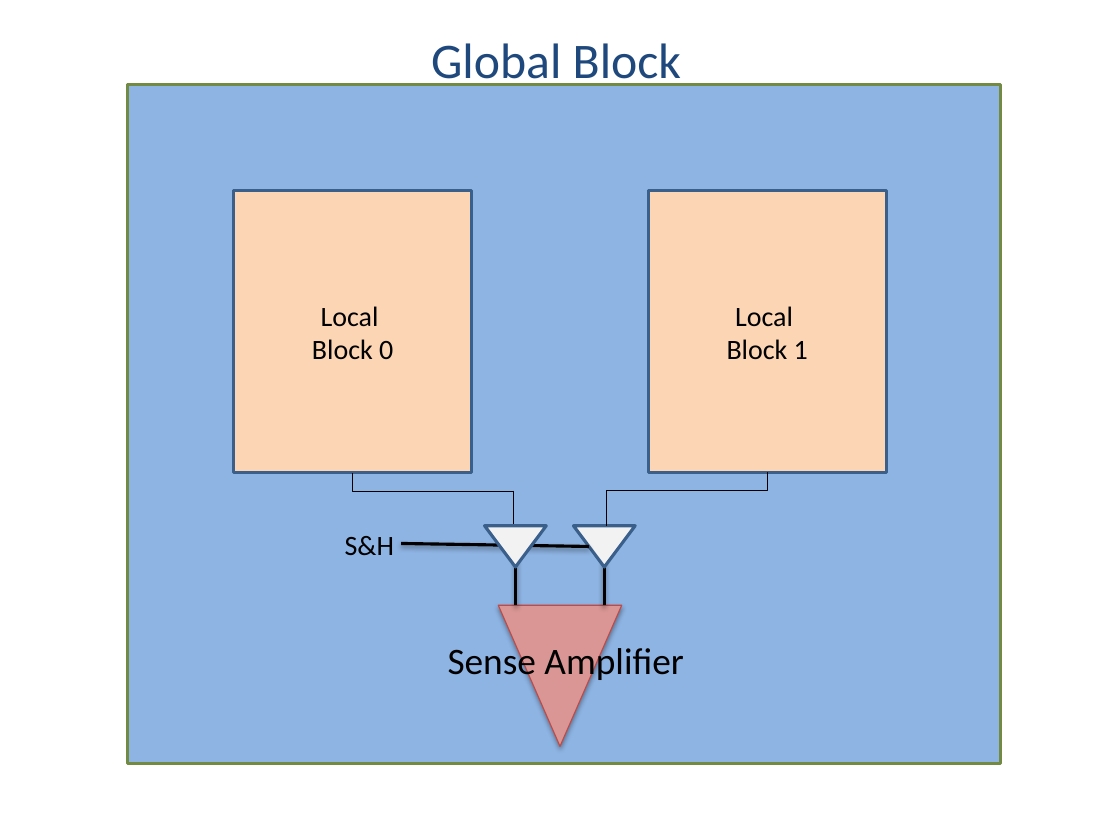
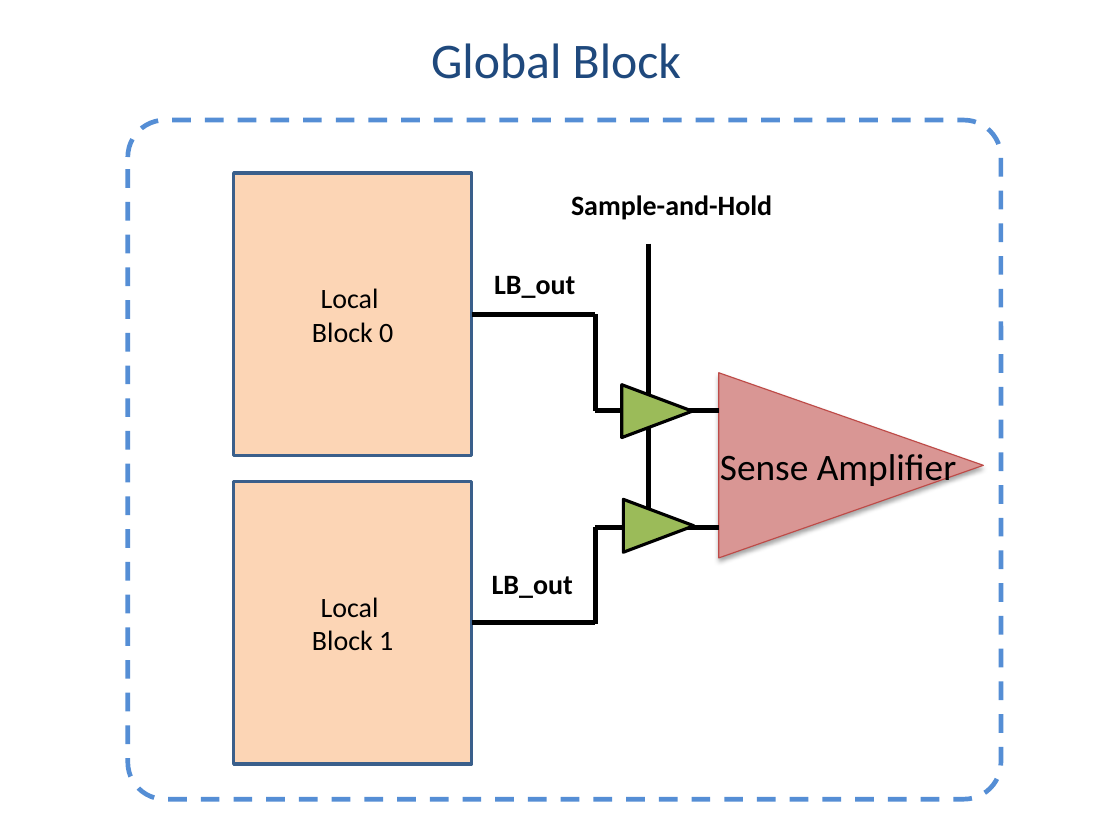
Before and after one commit to alexander-standaert/Thesis-Design-of-RRam, a slide deck: slide 6 of Thesis/fig/figure presentation.pptx. Drawn at 1120x840 pixels with LibreOffice and Linux fonts; fonts in the diff are those of the drawing. Boxes give left, top, right and bottom in pixels: in the first picture for what was removed or moved away, otherwise in the second. Text is boxed around its words. In the diff, an @@ line names an element or a change of style, - is before the commit and + after.

```diff
--- a/Thesis/fig/figure presentation.pptx
+++ b/Thesis/fig/figure presentation.pptx
@@ rectangle removed at (128, 85, 1001, 764) @@
@@ rounded rectangle added at (128, 120, 1001, 799), outline #558ED5 3 pt dashed @@
@@ rectangle "Local Block 0": place and size @@
-rectangle "Local Block 0" at (234, 190, 473, 473)
+rectangle "Local Block 0" at (234, 174, 473, 456)
@@ text added at (571, 195, 772, 220), 18 pt, text #000000, bold @@
+Sample-and-Hold
@@ line added from (648, 244) to (648, 508), #000000 3.25 pt @@
@@ text added at (494, 276, 575, 298), 18 pt, text #000000, bold @@
+LB_out
@@ line added from (472, 315) to (595, 315), #000000 3.25 pt @@
@@ line added from (595, 315) to (595, 411), #000000 3.25 pt @@
@@ triangle added at (622, 385, 692, 438), fill #9BBB59, outline #000000 2 pt @@
@@ triangle at (718, 372, 983, 557): rotation 180 to 90 degrees @@
@@ line added from (595, 410) to (719, 410), #000000 3.25 pt @@
@@ text "Sense Amplifier": place and size @@
-text "Sense Amplifier" at (448, 643, 683, 684)
+text "Sense Amplifier" at (720, 449, 956, 490)
@@ elbow line removed from (353, 473) to (513, 492) @@
@@ elbow line removed from (767, 473) to (606, 491) @@
@@ rectangle "Local Block 1": place and size @@
-rectangle "Local Block 1" at (648, 190, 887, 473)
+rectangle "Local Block 1" at (234, 482, 473, 764)
@@ line removed from (514, 491) to (514, 525) @@
@@ line removed from (606, 491) to (606, 525) @@
@@ triangle added at (623, 500, 693, 552), fill #9BBB59, outline #000000 2 pt @@
@@ text removed at (345, 536, 394, 555) @@
-S&H
@@ trapezoid removed at (485, 525, 547, 567) @@
@@ trapezoid removed at (573, 525, 635, 567) @@
@@ line moved from (604, 605) - (604, 543) to (595, 528) - (595, 625) @@
@@ line (595, 528) - (595, 625): stroke #000000 2 pt to #000000 3.25 pt @@
@@ line added from (595, 528) to (719, 528), #000000 3.25 pt @@
@@ line removed from (589, 547) to (401, 543) @@
@@ line removed from (515, 605) to (515, 543) @@
@@ text added at (492, 576, 573, 598), 18 pt, text #000000, bold @@
+LB_out
@@ line added from (472, 623) to (595, 623), #000000 3.25 pt @@
```
Also in this commit, not shown: 4 other slides changed, 16 other files.
